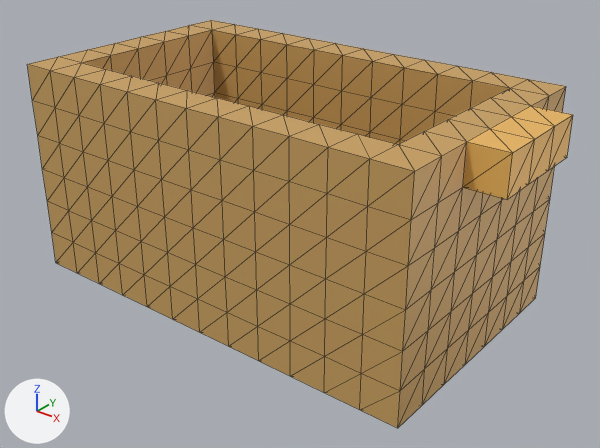
An edit to the glTF model Assets/Chaps/All/Cabinet00/Cabinet00-drawer1.gltf, drawn before and after from the same camera.
Before and after are seen from a 50 mm camera at (3.28, -28.48, 11.83) aimed at (-9.24, -12.84, 2.13). The lights are fixed; the arrows at lower left show +X, +Y and +Z. The picture after the commit comes second. Mesh edges are drawn as thin lines. Where no turn or scale is listed for an object, it has been applied to the vertices. Vertices at exactly the same position are counted once.
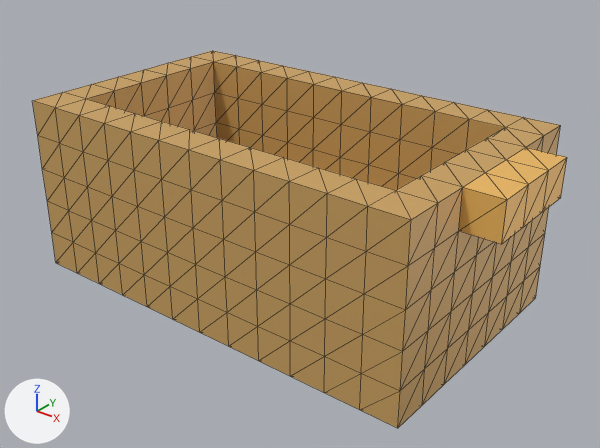
Pixel boxes (x1, y1, x2, y2) of what changed, in the pictures (600 x 448 px):
'Mesh_0', reshaped (8% shorter)
    before: (27, 20, 573, 428)
    after: (33, 51, 567, 428)
part 1 of me_mesh_0, cut back
    before: (27, 20, 573, 230)
    after: (33, 51, 567, 244)

Edits to the bpy script that builds the scene:
```text
Change me_mesh_0:
    used by ob_mesh_0; location = (-16.0, -16.0, 0.0)
    remove me_mesh_0.from_pydata(...)  # 556 vertices, 1108 faces; spans x 0.0..13.0, y 0.0..7.0, z 0.0..6.0
    add me_mesh_0.from_pydata(...)  # 488 vertices, 972 faces; spans x 0.0..13.0, y 0.0..7.0, z 0.0..5.0
    me_mesh_0 part 1
    72 vertices are removed from x 0.0..13.0, y 0.0..7.0, z 6.0
    226 faces are deleted
    4 vertices are added at (13.0, 2.0, 4.0), (13.0, 3.0, 4.0), (13.0, 4.0, 4.0), (13.0, 5.0, 4.0)
    90 new faces join them
```
